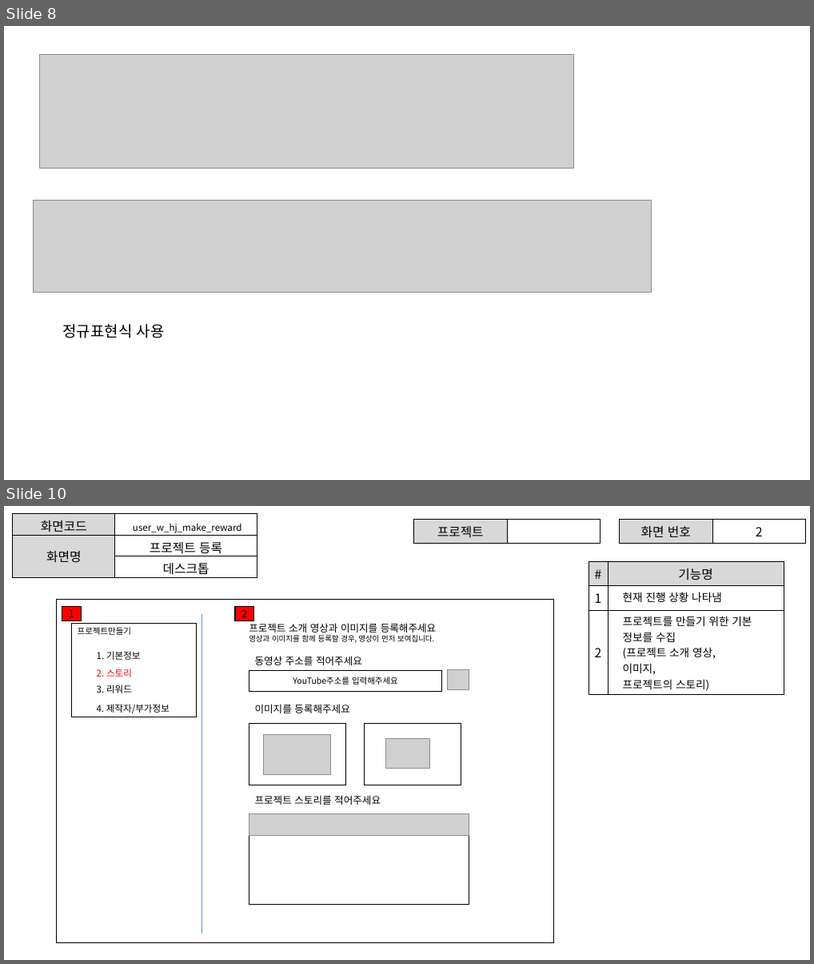
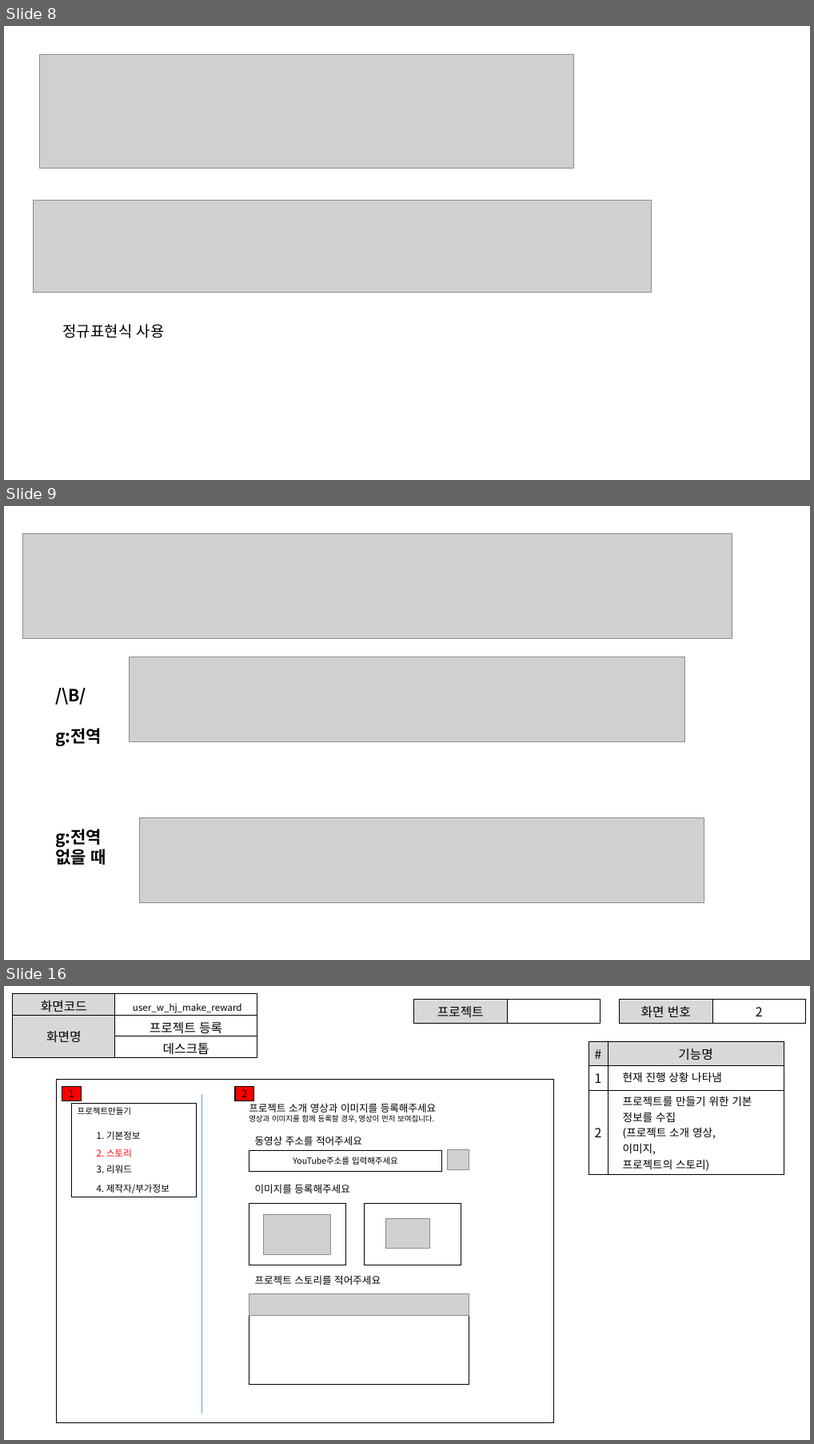
Before and after one commit to ezenteam2/EzenCrowdFunding, a slide deck: project03 화면설계서/project03 - 화면 설계서 - 형준.pptx. Shown one above the other, each under a label of ours: slides 8 and 10 before the commit, slides 8, 9 and 16 after it; the slides between them are not shown. The pictures are 814x964 and 814x1444 pixels, drawn with LibreOffice and Linux fonts; fonts in the diff are those of the drawing; grey boxes stand for pictures. Boxes give left, top, right and bottom in pixels: in the first picture for what was removed or moved away, otherwise in the second. Text is boxed around its words. In the diff, an @@ line names an element or a change of style, - is before the commit and + after.

```diff
--- a/project03 화면설계서/project03 - 화면 설계서 - 형준.pptx
+++ b/project03 화면설계서/project03 - 화면 설계서 - 형준.pptx
@@ slide 9 added at box(4, 506, 810, 960), background #FFFFFF @@
@@ picture added at box(22, 533, 732, 639) @@
@@ picture added at box(130, 656, 686, 741) @@
@@ text added at box(55, 688, 106, 864), 20 pt, text #000000, bold @@
+/\B/
+g:전역
+g:전역
+없을 때
@@ picture added at box(140, 817, 705, 902) @@
@@ what was slide 10 is now slide 16 @@
```
Also in this commit, not shown: 6 other slides added, 1 slide removed.
